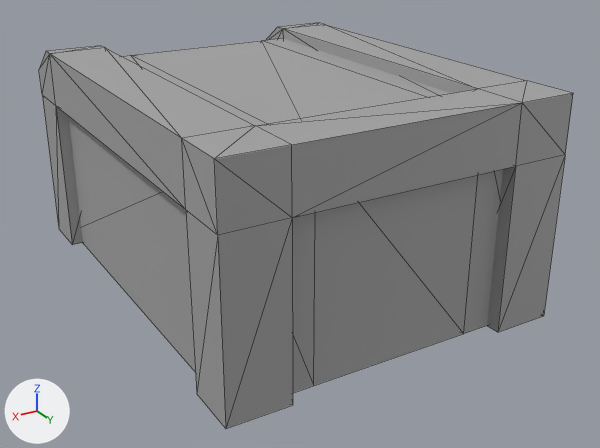
The glTF model Assets/Models/Structures/Garage/Garage.glb as it was, and as the next commit left it.
Both versions are drawn from a 50 mm camera at (2.48, 4.47, 1.88) aimed at (-0.12, 0.12, -0.29). The lights are fixed; the arrows at lower left show +X, +Y and +Z. Mesh edges are drawn as thin lines. Where no turn or scale is listed for an object, it has been applied to the vertices. Vertices at the same position are counted once.
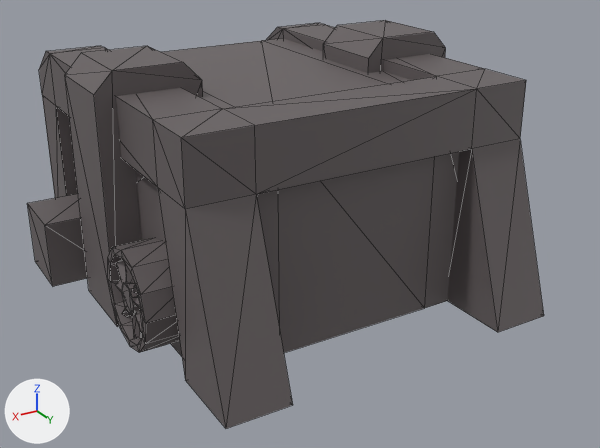
What changed in the scene script:
```text
Add img_material_base_color:
    img_material_base_color = load_image('Material Base Color', '_unpacked/Material_Base_Color', 1024, 1024, 'sRGB')
Add mat_material:
    mat_material = principled_material('Material')
    mat_material.texture = img_material_base_color
Change me_cube_001:
    where me_cube_001.from_pydata(...)  # 36 vertices, 68 faces; spans x -1.0..1.0, y -1.84..1.33, z -0.66..0.66
    used by ob_cube; location = (0.0, 0.0, 0.021)
    before: 1 (-1.0, 1.33, -0.66), 2 (-1.0, 1.33, 0.66), 4 (1.0, 1.33, -0.66), 5 (1.0, 1.33, 0.66), 10 (0.52, 1.33, -0.66) at pixel (313, 385)
    before: 11 (-0.52, 1.33, -0.66) at pixel (463, 333), 12 (-0.52, 1.33, 0.66), 13 (0.52, 1.33, 0.66)
    remove me_cube_001.materials.append(mat_base)  # grey #a5a5a5
    me_cube_001 part 1
    add for i in [1, 2, 4, 5, *range(10, 14)]: me_cube_001.vertices[i].co += Vector((0.0, -0.36, 0.0))
    add me_cube_001.materials.append(mat_material)  # picture img_material_base_color
Change me_cube_004:
    where me_cube_004.from_pydata(...)  # 52 vertices, 100 faces; spans x -1.96..0.19, y -1.42..1.42, z -1.21..0.18
    used by ob_cube_002; location = (0.888, 0.0, 0.573)
    remove me_cube_004.materials.append(mat_base)  # grey #a5a5a5
    me_cube_004 part 2: all 16 vertices in x -1.96..0.19, y 1.08..1.42, z -0.18..0.18 are moved by (0.0, -0.35, 0.0)
    me_cube_004 part 3: all 4 vertices in x -1.96..0.19, y 1.08, z -1.21 are moved by (0.0, -0.14, 0.0)
    add me_cube_004.materials.append(mat_material)  # picture img_material_base_color
Add me_cube_022:
    me_cube_022.from_pydata(...)  # 12 vertices, 20 faces; spans x -0.31..0.31, y -0.27..0.27, z -0.96..0.57
    me_cube_022.materials.append(mat_material)  # picture img_material_base_color
Add me_cube_021:
    me_cube_021.from_pydata(...)  # a box spanning x -0.217..0.217, y -0.217..0.217, z -0.217..0.217
    me_cube_021.materials.append(mat_material)  # picture img_material_base_color
Add me_cube_006:
    me_cube_006.from_pydata(...)  # 136 vertices, 236 faces; spans x 0.028..0.298, y 0.285..0.878, z -0.618..-0.025
    me_cube_006.materials.append(mat_material)  # picture img_material_base_color
Add me_cube_005:
    me_cube_005.from_pydata(...)  # 12 vertices, 20 faces; spans x -0.31..0.31, y -0.27..0.27, z -0.96..0.57
    me_cube_005.materials.append(mat_material)  # picture img_material_base_color
Add ob_cube_013:
    ob_cube_013 = bpy.data.objects.new('Cube.013', me_cube_022)
    ob_cube_013.location = (-0.894, -0.065, 0.322)
Add ob_cube_012:
    ob_cube_012 = bpy.data.objects.new('Cube.012', me_cube_021)
    ob_cube_012.location = (1.166, -0.708, -0.411)
Add ob_cube_003:
    ob_cube_003 = bpy.data.objects.new('Cube.003', me_cube_006)
    ob_cube_003.location = (0.936, -0.046, 0.031)
Add ob_cube_001:
    ob_cube_001 = bpy.data.objects.new('Cube.001', me_cube_005)
    ob_cube_001.location = (0.882, -0.065, 0.322)
```

Changed parts and their boxes [x1, y1, x2, y2] in the pictures (600 x 448 px; the box of a moved part takes in the faces that stretch with it):
'Cube.002', recoloured, reshaped: before [39, 23, 573, 428]; after [39, 23, 544, 428]
'Cube', recoloured, reshaped (10% narrower, 10% shorter): before [68, 38, 503, 393]; after [68, 38, 459, 356]
'Cube.001', added: after [65, 46, 203, 327]
'Cube.003', added: after [108, 238, 180, 353]
'Cube.013', added: after [323, 20, 446, 73]
'Cube.012', added: after [27, 194, 87, 286]
part 2 of me_cube_004, moved or reshaped: before [50, 25, 573, 428]; after [50, 25, 544, 428]
part 3 of me_cube_004, moved or reshaped: before [186, 166, 516, 428]; after [158, 149, 498, 428]
